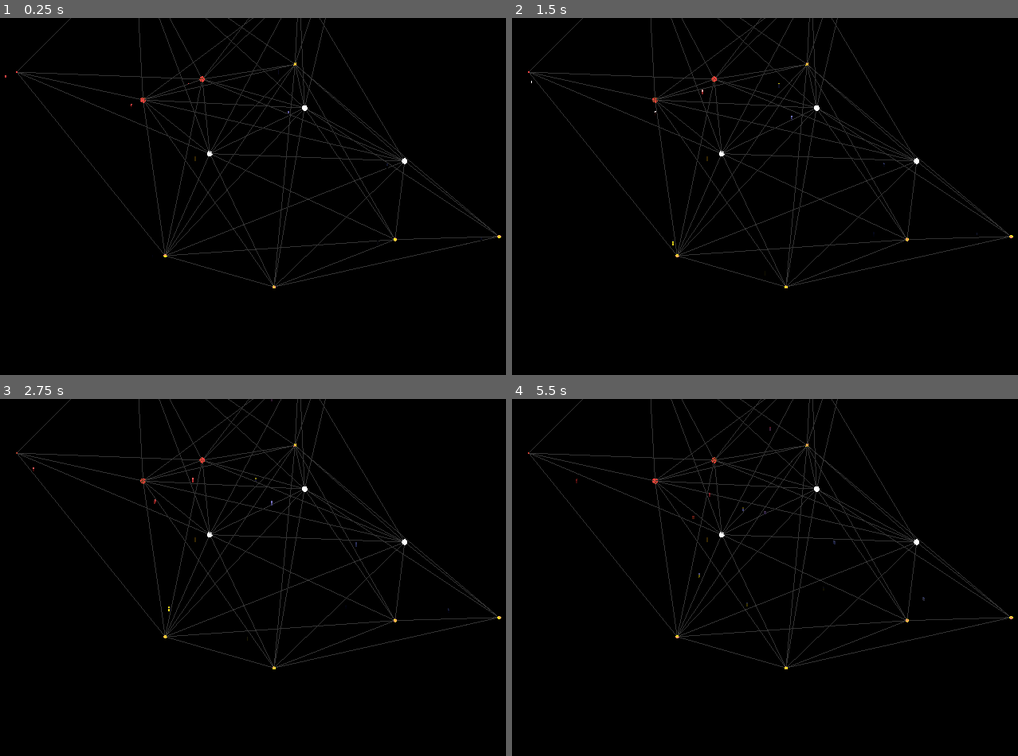
Above: before the commit, frames 1-4 (two rows, left to right).
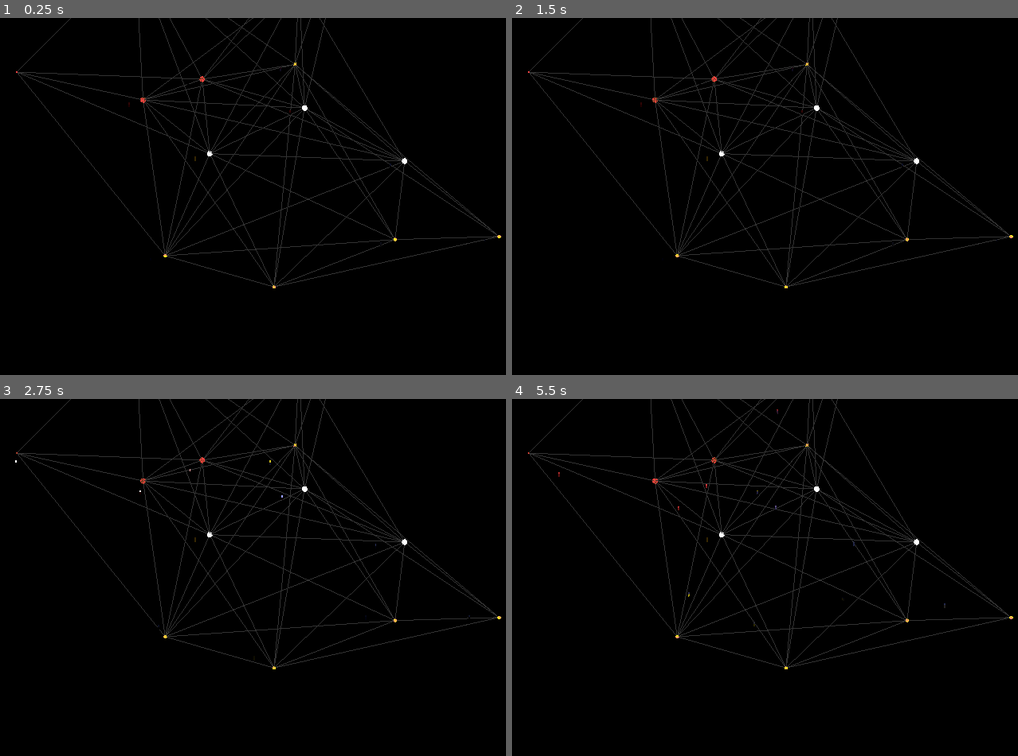
Above: after the commit, the same moments.

Repository: NoahMSchool/SpaceStrategyGame
Game: Godot game, scene res://Galaxy/galaxy.tscn
Same seed, same stepped clock (60 frames per second), same inputs: the game is played once before the commit and once after it.
Inputs (mouse positions are in pixels of both pictures, inside the frame that each line leads up to):
- Up to frame 1 (0.25 s): no input
- Up to frame 2 (1.5 s): move the mouse to (931, 178) at 0.52 s; tap R (r) at 0.6 s; tap S (s) at 0.8, 1.35 s; tap Enter at 1.25 s; move the mouse to (663, 214) at 1.27 s
- Up to frame 3 (2.75 s): tap M (m, bound only after the commit) at 1.55, 2.1 s; move the mouse to (344, 498) at 2.02 s; tap R (r) at 2.3 s
- Up to frame 4 (5.5 s): move the mouse to (759, 648) at 2.77 s; click (759, 648) at 2.85 s; tap S (s) at 3.05, 5.3 s; tap Space at 3.5, 5 s; move the mouse to (982, 631) at 3.52 s; tap Middle mouse button (MouseWheelClick) at 3.6 s; tap M (m, bound only after the commit) at 3.8 s; tap Enter at 4.25 s; move the mouse to (598, 523) at 4.27 s; right-click (598, 523) at 4.35 s; tap R (r) at 4.55 s; move the mouse to (820, 577) at 5.02 s; tap Mouse wheel down (ScrollDown) at 5.1 s

The runs differ from the first frame. In frame 1, less than 0.1% of the frame differs, in the area x 0-96%, y 13-64%; in frame 2, less than 0.1%; in frame 3, less than 0.1%; in frame 4, less than 0.1%, in the area x 9-86%, y 2-64%.

Commit message:
Added transmission attributes and functions for resources

Diff:
--- a/Galaxy/galaxy.tscn
+++ b/Galaxy/galaxy.tscn
@@ -23,3 +23,5 @@
 [node name="SystemContainer" type="Node3D" parent="." unique_id=344423846]
 
 [node name="3DDraw" type="Node3D" parent="." unique_id=2115399290]
+
+[node name="FreeShipContiner" type="Node3D" parent="." unique_id=1231535771]
--- a/Galaxy/galaxy_generator.gd
+++ b/Galaxy/galaxy_generator.gd
@@ -112,5 +112,11 @@
 		return systems[0]
 	return null
 
+func add_free_resource(resource_node, global_pos):
+	$FreeShipContiner.add_child(resource_node)
+	resource_node.global_position = global_pos
+	print(resource_node.global_position)
+
+
 func _process(delta: float) -> void:
 	pass
--- a/Resources/ship_resource.gd
+++ b/Resources/ship_resource.gd
@@ -2,7 +2,16 @@
 class_name ShipResource
 
 var destination : SolarSystem
+var in_transmission:= false
+
+func begin_transmission():
+	in_transmission = true
+
+func end_transmission():
+	in_transmission = false
 
 func _process(delta: float) -> void:
-	if destination:
+	if destination and in_transmission:
 		global_position = global_position.move_toward(destination.global_position, delta)
+		if global_position == destination.global_position:
+			destination.receive_resource(self)
--- a/SolarSystem/solar_system.gd
+++ b/SolarSystem/solar_system.gd
@@ -151,12 +151,31 @@
 
 """
 
+func _unhandled_input(event: InputEvent) -> void:
+		if Input.is_action_just_pressed("m"):
+			for r in $ShipResourceContainer.get_children():
+				print(r.global_position)
+				eject_resource(r)
+
+
 func generate_resource():
 	var new_resource = SHIP_RESOURCE.instantiate()
 	$ShipResourceContainer.add_child(new_resource)
 	new_resource.position = new_resource.position + Vector3(0,0.125,0)* $ShipResourceContainer.get_child_count()
 	new_resource.destination = 	galaxy.get_target_system()
+
 	return
+
+func eject_resource(res):
+	res.in_transmission = true
+	var global_pos = res.global_position
+	$ShipResourceContainer.remove_child(res)
+	galaxy.add_free_resource(res, global_pos)
+
+func receive_resource(res):
+	$ShipResourceContainer.add_child(res)
+	#if self == res.destination:
+	res.in_transmission = false
 
 
 func _on_trail_timer_timeout() -> void:
--- a/project.godot
+++ b/project.godot
@@ -70,3 +70,8 @@
 "events": [Object(InputEventKey,"resource_local_to_scene":false,"resource_name":"","device":-1,"window_id":0,"alt_press …(192 unchanged characters)…
 ]
 }
+m={
+"deadzone": 0.2,
+"events": [Object(InputEventKey,"resource_local_to_scene":false,"resource_name":"","device":-1,"window_id":0,"alt_pressed":false,"shift_pressed":false,"ctrl_pressed":false,"meta_pressed":false,"pressed":false,"keycode":0,"physical_keycode":77,"key_label":0,"unicode":109,"location":0,"echo":false,"script":null)
+]
+}
--- /dev/null
+++ b/ship_resource.tscn
@@ -0,0 +1,16 @@
+[gd_scene format=3 uid="uid://kq3yskyn70wh"]
+
+[ext_resource type="Script" uid="uid://cljpkthi0yd48" path="res://Resources/ship_resource.gd" id="1_oex7v"]
+
+[sub_resource type="StandardMaterial3D" id="StandardMaterial3D_oex7v"]
+
+[sub_resource type="BoxMesh" id="BoxMesh_oex7v"]
+material = SubResource("StandardMaterial3D_oex7v")
+size = Vector3(0.1, 0.1, 0.2)
+
+[node name="ShipResource" type="Node3D" unique_id=1299991569]
+script = ExtResource("1_oex7v")
+
+[node name="MeshInstance3D" type="MeshInstance3D" parent="." unique_id=167750049]
+transform = Transform3D(1, 0, 0, 0, 1, 0, 0, 0, 1, 0, 0, -0.0014332533)
+mesh = SubResource("BoxMesh_oex7v")
Not shown: 1 places in Galaxy/galaxy.tscn that only renumber resources
